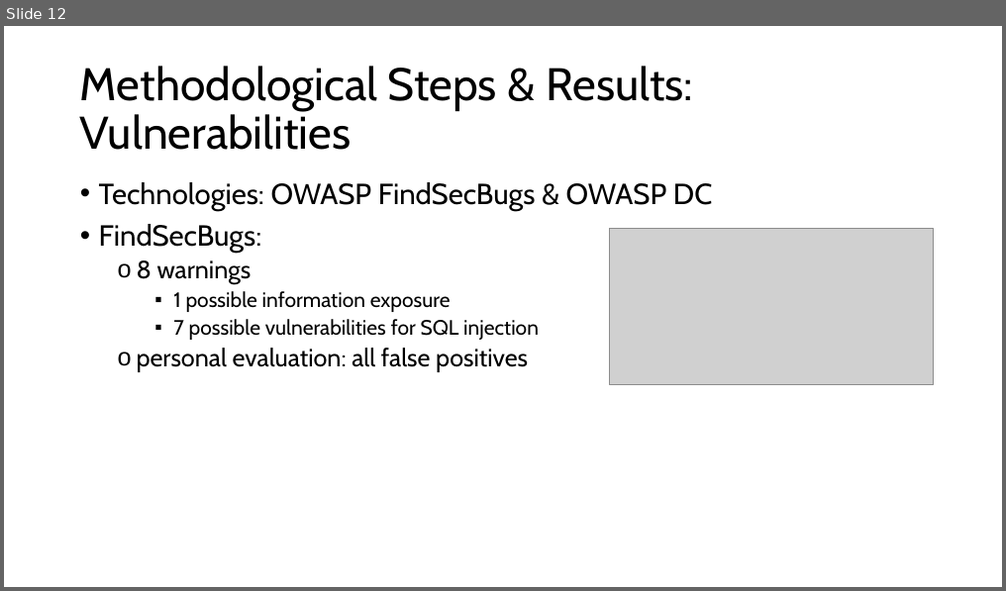
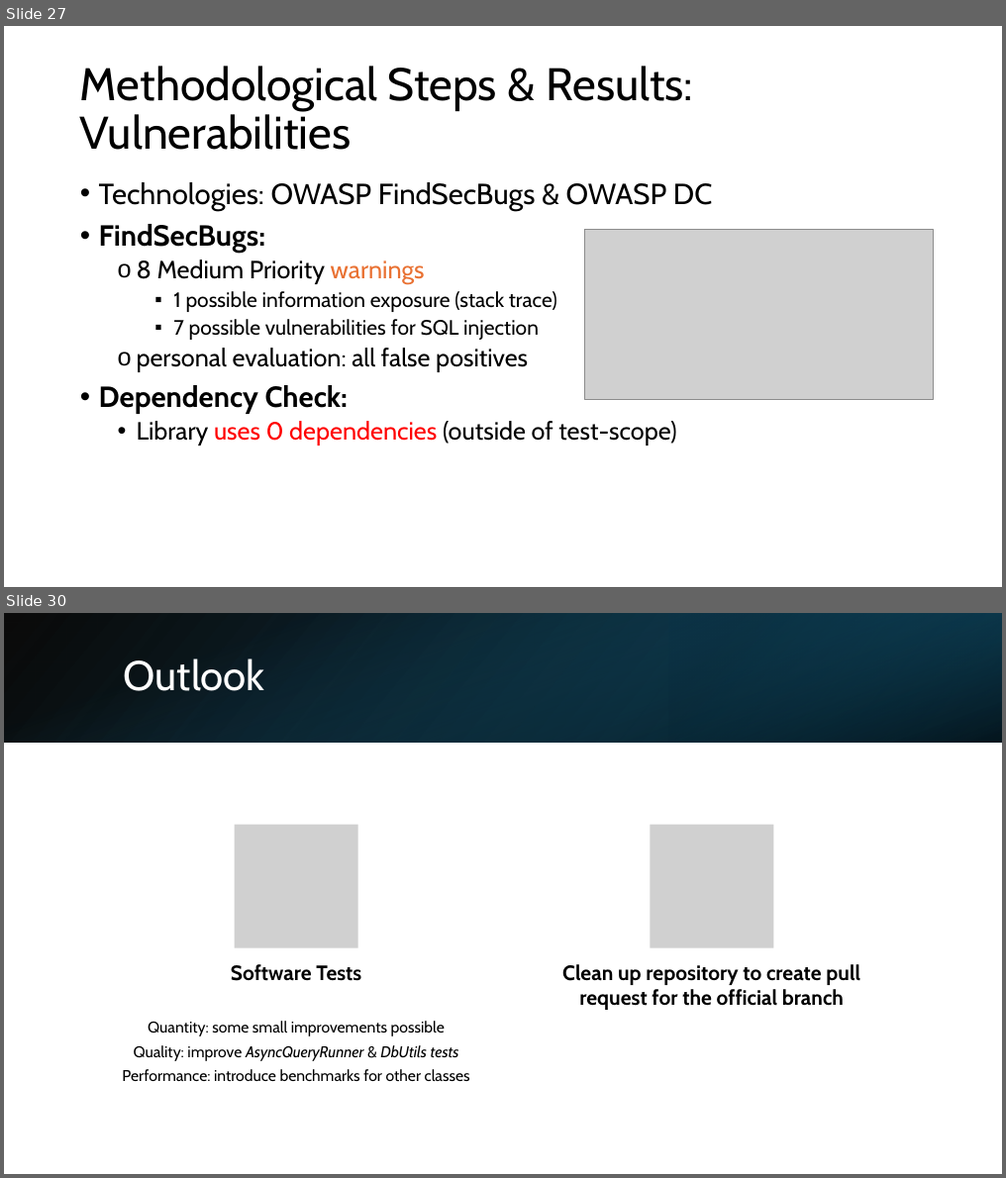
Before and after one commit to Erasmus-In-Salerno/presentation, a slide deck: Presentation_Sof_Dep_Project.pptx. Shown one above the other, each under a label of ours: slide 12 before the commit, slides 27 and 30 after it; the slides between them are not shown. The pictures are 1006x591 and 1006x1178 pixels, drawn with LibreOffice and Linux fonts; fonts in the diff are those of the drawing; grey boxes stand for pictures. Boxes give left, top, right and bottom in pixels: in the first picture for what was removed or moved away, otherwise in the second. Text is boxed around its words. In the diff, an @@ line names an element or a change of style, - is before the commit and + after.

```diff
--- a/Presentation_Sof_Dep_Project.pptx
+++ b/Presentation_Sof_Dep_Project.pptx
@@ slide 30 added at box(4, 613, 1002, 1174), background #FFFFFF @@
@@ rectangle added at box(4, 613, 1002, 742), fill gradient #000000 to #104862 @@
@@ rectangle added at box(4, 613, 1002, 742), fill gradient #156082 to #000000 @@
@@ rectangle added at box(669, 613, 1002, 742), fill gradient #0B3041 to #156082 @@
@@ title added at box(124, 659, 265, 691), 40 pt, text #FFFFFF @@
+Outlook
@@ group added at box(122, 825, 860, 1081): 3 texts, 2 pictures @@
+Software Tests
+Quantity: some small improvements possible
+Quality: improve AsyncQueryRunner & DbUtils tests
+Performance: introduce benchmarks for other classes
+Clean up repository to create pull request for the official branch
@@ what was slide 12 is now slide 27 @@
@@ slide 27 changed as well @@
@@ text at box(99, 224, 265, 253): bold on in "FindSecBugs:" @@
@@ picture: place and size @@
-picture at box(610, 228, 934, 384)
+picture at box(585, 230, 934, 399)
@@ text at box(137, 260, 557, 312): text changed @@
-  o 8 warnings
-    ▪ 1 possible information exposure
+  o 8 Medium Priority warnings
+    ▪ 1 possible information exposure (stack trace)
@@ text at box(99, 385, 676, 446): paragraphs added @@
+• Dependency Check:
+  • Library uses 0 dependencies (outside of test-scope)
```
Also in this commit, not shown: 15 other slides changed, 19 other slides added, 2 slides removed.
